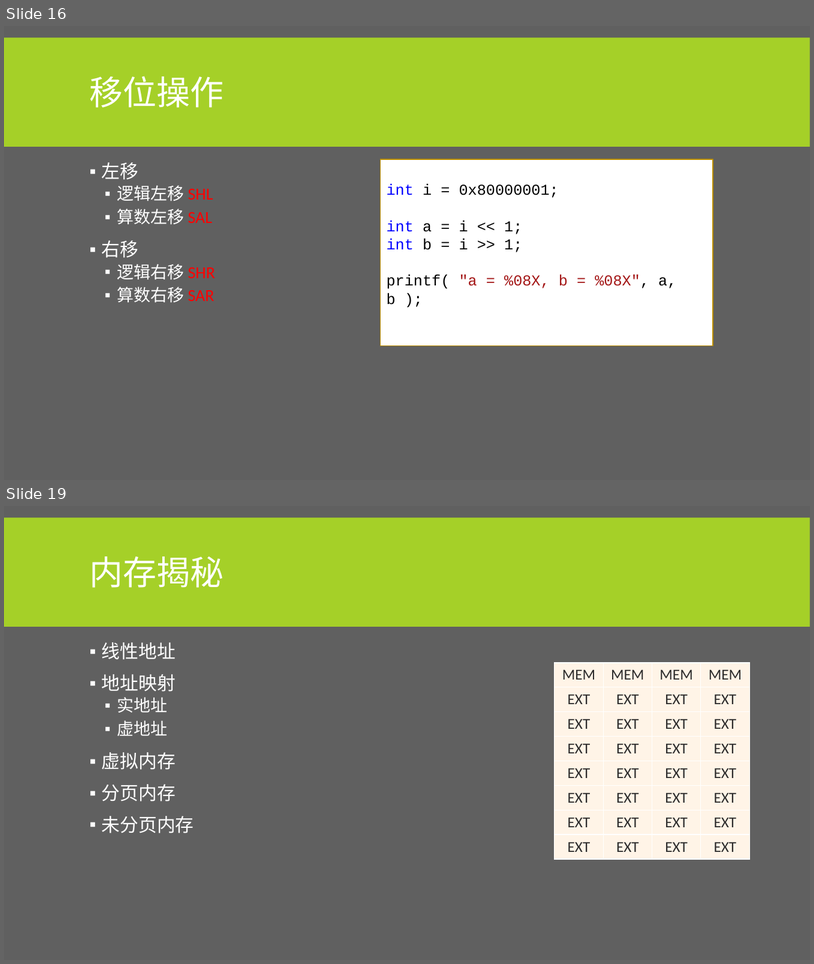
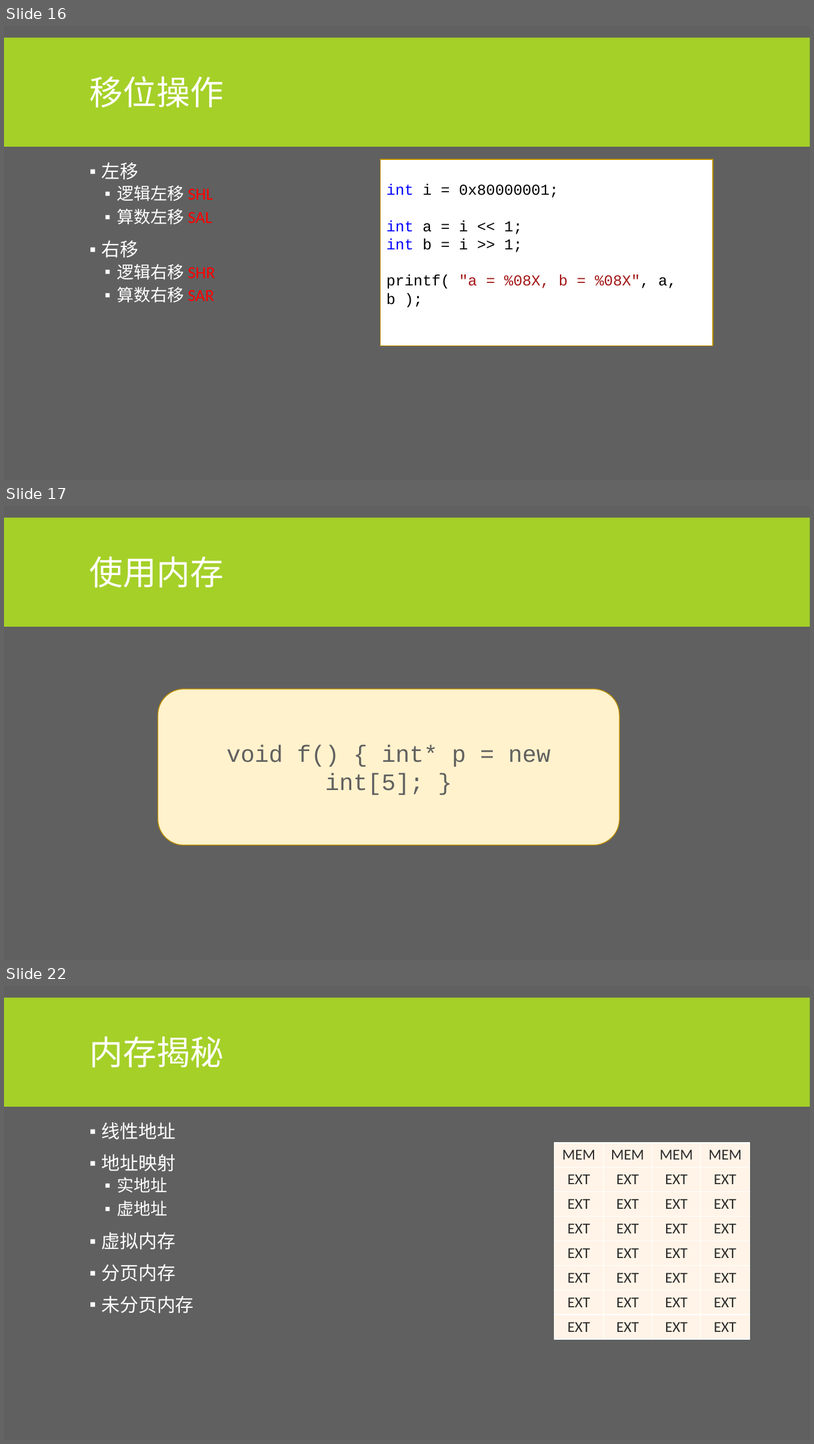
Before and after one commit to albertclass/Lessons, a slide deck: advance c++/courseware.pptx. Shown one above the other, each under a label of ours: slides 16 and 19 before the commit, slides 16, 17 and 22 after it; the slides between them are not shown. The pictures are 814x964 and 814x1444 pixels, drawn with LibreOffice and Linux fonts; fonts in the diff are those of the drawing. Boxes give left, top, right and bottom in pixels: in the first picture for what was removed or moved away, otherwise in the second. Text is boxed around its words. In the diff, an @@ line names an element or a change of style, - is before the commit and + after.

```diff
--- a/advance c++/courseware.pptx
+++ b/advance c++/courseware.pptx
@@ slide 17 added at (x1=4, y1=506, x2=810, y2=960), background #606060; not listed: 1 template element that a slide beside it also shows @@
@@ title added at (x1=90, y1=556, x2=224, y2=588), 40 pt, text #FFFFFF @@
+使用内存
@@ rounded rectangle added at (x1=158, y1=688, x2=620, y2=845), fill #FFF2CC, outline #BD8E00 1 pt, 28 pt, text #606060 @@
+void f() { int* p = new int[5]; }
@@ what was slide 19 is now slide 22 @@
```
Also in this commit, not shown: 3 slides changed, 2 other slides added, 3 other files.
